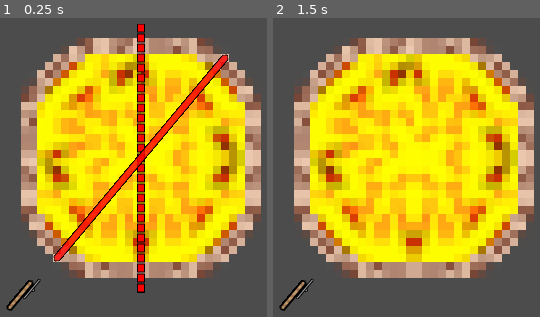
Above: before the commit, frames 1-2 (left to right).
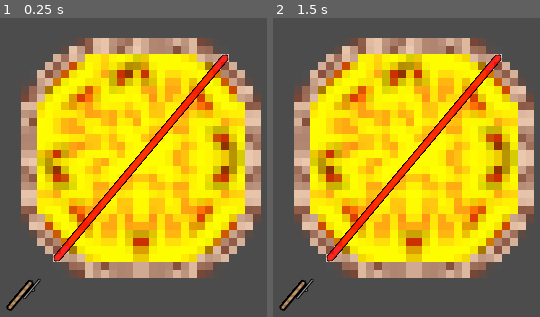
Above: after the commit, the same moments.

Repository: swashdev/minigame-madness
Game: Godot game, scene res://mini/za/scenes/za_minigame.tscn
The game is run twice, just before and just after one commit, with the same random seed, the same clock (stepped at 60 frames per second) and the same inputs. This scene is started directly instead of the project's main scene.
Inputs:
- Up to frame 1 (0.25 s): no input
- Up to frame 2 (1.5 s): tap Enter at 0.5 s; hold Space (action) 0.53-1.28 s; hold Right (move_right) from 0.53 s (still down); tap Up (move_up) at 0.77 s; tap Space (action) at 1.35 s

The runs differ from the first frame. In frame 1, 2.7% of the frame differs, in the area x 51-55%, y 2-92%; in frame 2, 2.7%, in the area x 19-86%, y 12-82%.

Commit message:
[ZA] remove the `start` call from `_ready`.
The game is now ready to be added to the queue and does not need a test
function.

Diff:
--- a/mini/za/scripts/za_minigame.gd
+++ b/mini/za/scripts/za_minigame.gd
@@ -15,7 +15,6 @@
 # When the minigame is ready, randomize the start point of the slicer.
 func _ready():
 	$Slicer.rotation_degrees = rand_range( 45.0, 0.0 )
-	start()
 
 
 # The mainloop for the minigame.
